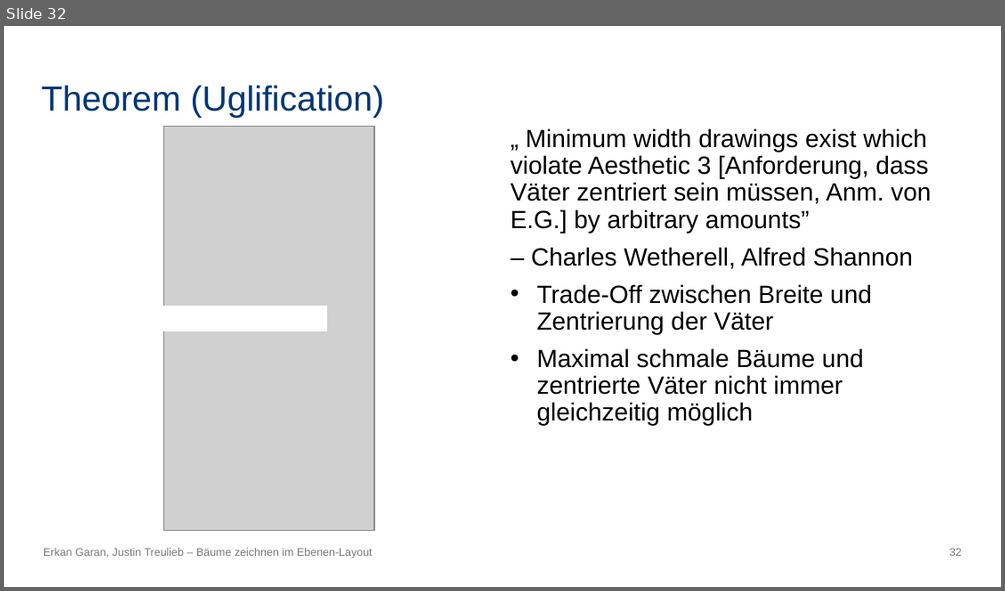
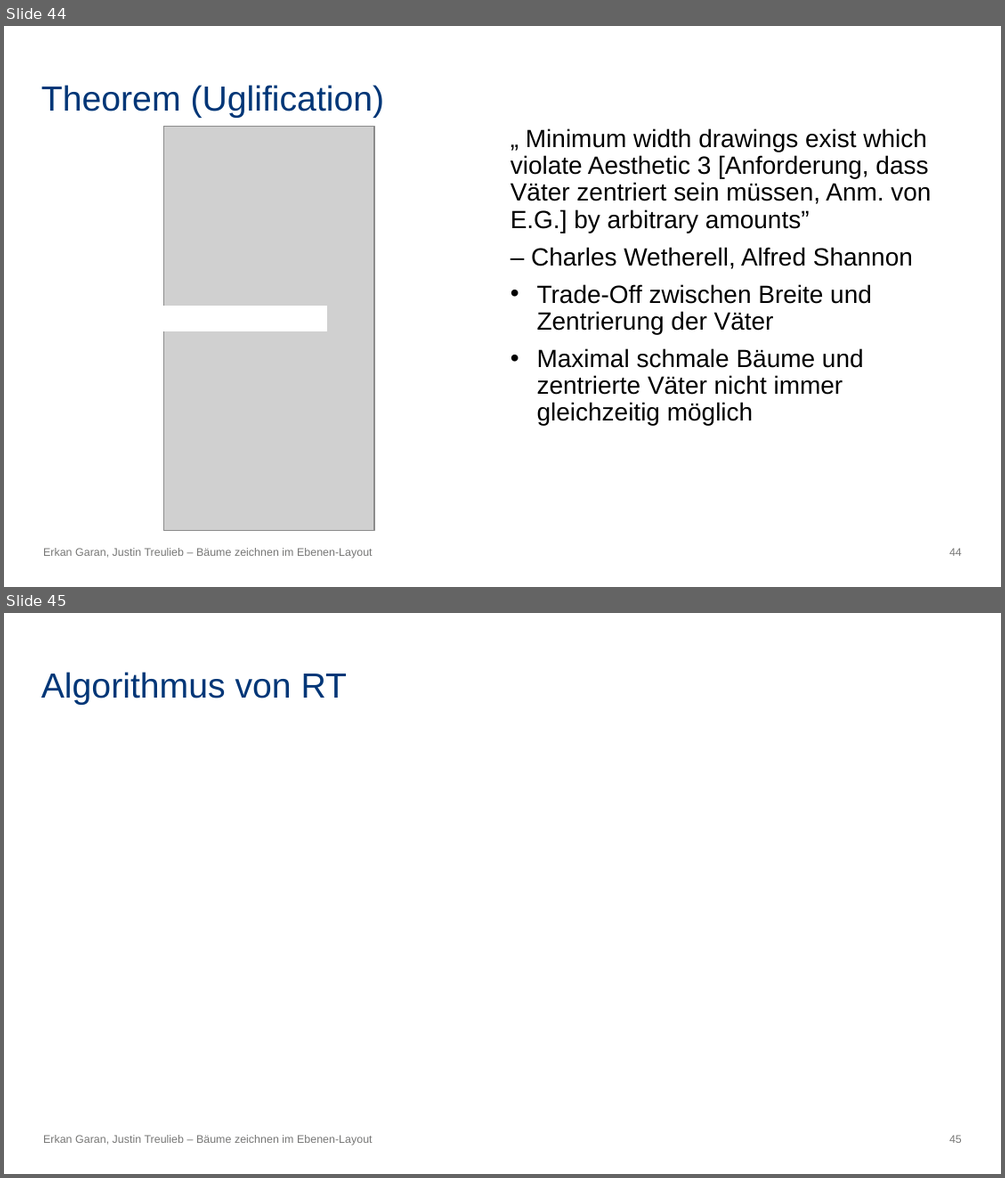
Before and after one commit to erkangrn/Praxsiprojekt, a slide deck: Powerpoint/Bäume zeichnen im Ebenen-Layout.pptx. Shown one above the other, each under a label of ours: slide 32 before the commit, slides 44 and 45 after it. The pictures are 1005x591 and 1005x1178 pixels, drawn with LibreOffice and Linux fonts; fonts in the diff are those of the drawing; grey boxes stand for pictures. Boxes give left, top, right and bottom in pixels: in the first picture for what was removed or moved away, otherwise in the second. Text is boxed around its words. In the diff, an @@ line names an element or a change of style, - is before the commit and + after.

```diff
--- a/Powerpoint/Bäume zeichnen im Ebenen-Layout.pptx
+++ b/Powerpoint/Bäume zeichnen im Ebenen-Layout.pptx
@@ slide 45 added at box(4, 613, 1001, 1174), background #FFFFFF; not listed: 1 template element that a slide beside it also shows @@
@@ title added at box(41, 672, 347, 705), 25.2 pt, text #003677 @@
+Algorithmus von RT
@@ text added at box(43, 1135, 372, 1145), 8 pt, text #777776 @@
+Erkan Garan, Justin Treulieb – Bäume zeichnen im Ebenen-Layout
@@ what was slide 32 is now slide 44 @@
@@ page number at box(949, 548, 962, 556): text changed @@
-32
+44
```
Also in this commit, not shown: 19 other slides added.
